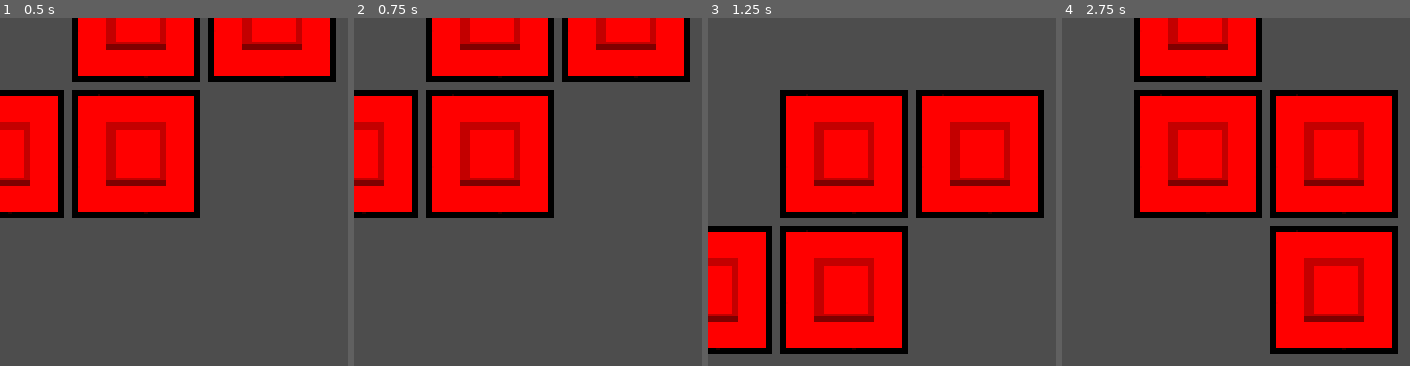
Above: before the commit, frames 1-4 (left to right).
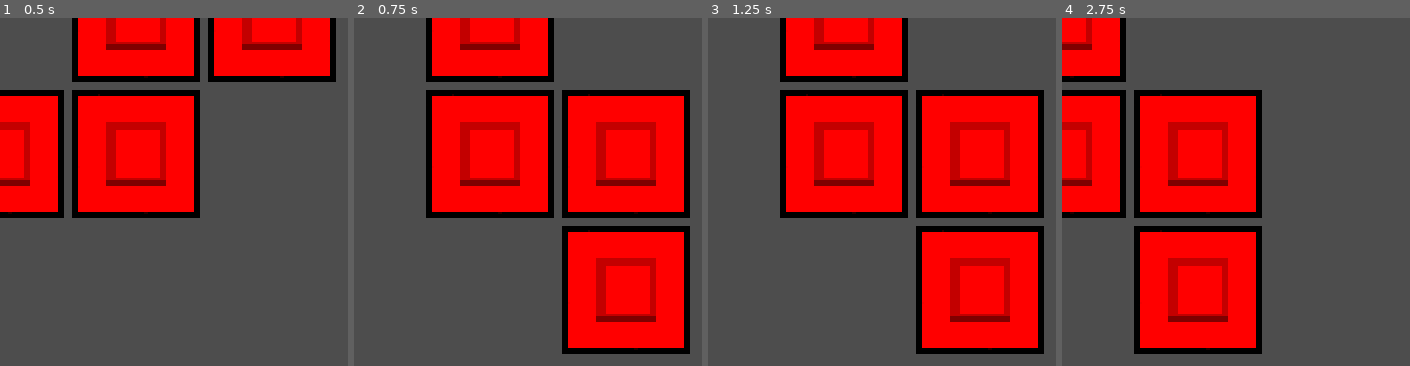
Above: after the commit, the same moments.

Repository: CheeseLord/practris
Game: Godot game, scene res://tetromino.tscn
Two runs of this game, one before a commit and one after it. Both use one fixed random seed, a clock stepped at 60 frames per second and the inputs below. The project has no main scene, so this scene is started directly.
Inputs:
- Up to frame 1 (0.5 s): no input
- Up to frame 2 (0.75 s): tap Enter at 0.5 s; hold Up (rotate) from 0.53 s (still down)
- Up to frame 3 (1.25 s): keep holding Up (rotate)
- Up to frame 4 (2.75 s): release Up (rotate) at 1.28 s; tap Up (rotate) at 1.35 s; tap Space at 2 s; hold Up (rotate) from 2.03 s (still down)

Frame 1 is identical in both runs. In frame 2, 41% of the frame differs, in the area x 0-97%, y 0-97%; in frame 3, 41%; in frame 4, 57%.

Commit message:
Only rotate on key down, not continuously
Also fix the rotation to be clockwise (as originally intended), not
counterclockwise.

Diff:
--- a/Tetromino.gd
+++ b/Tetromino.gd
@@ -31,17 +31,20 @@
 	update_block_positions()
 
 # Called every frame. 'delta' is the elapsed time since the previous frame.
-func _process(delta):
-	if Input.is_action_pressed("rotate"):
+func _process(_delta):
+	pass
+
+func _input(event):
+	if event.is_action_pressed("rotate"):
 		rotate_blocks()
 
 func rotate_blocks():
-	# Let's rotate the boards.
+	# Let's rotate the board.
 	var new_blocks = []
-	for anti_c in range(blocks[0].size()):
+	for c in range(blocks[0].size()):
 		var new_row = []
-		for r in range(blocks.size()):
-			new_row.append(blocks[r][-anti_c - 1])
+		for anti_r in range(blocks.size()):
+			new_row.append(blocks[-anti_r - 1][c])
 		new_blocks.append(new_row)
 	blocks = new_blocks
 	update_block_positions()
Not shown: 1 places in block.tscn that only renumber resources
